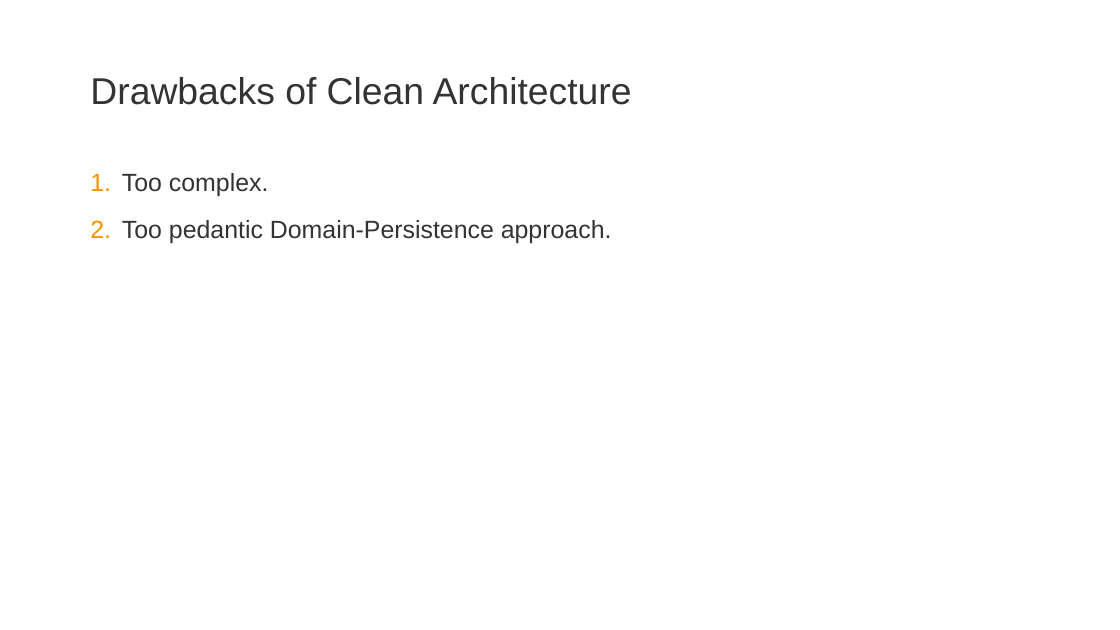
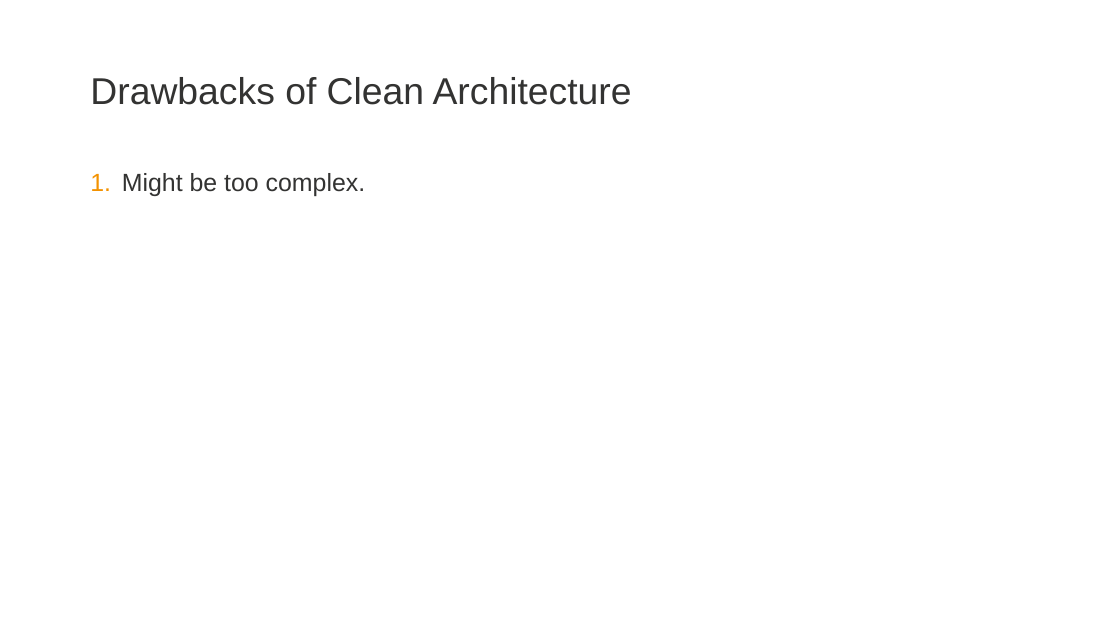
Before and after one commit to zatsepinvl/where-to-put-the-service, a slide deck: slide 35 of Where to put the service.pptm. Drawn at 1120x630 pixels with LibreOffice and Linux fonts; fonts in the diff are those of the drawing; background and template pictures are left out. Boxes give left, top, right and bottom in pixels: in the first picture for what was removed or moved away, otherwise in the second. Text is boxed around its words. In the diff, an @@ line names an element or a change of style, - is before the commit and + after.

```diff
--- a/Where to put the service.pptm
+++ b/Where to put the service.pptm
@@ text at (122, 173, 366, 196): text changed @@
-1. Too complex.
-2. Too pedantic Domain-Persistence approach.
+1. Might be too complex.
```
Also in this commit, not shown: 13 other slides changed, 3 slides added, 6 slides removed, 13 other files.
